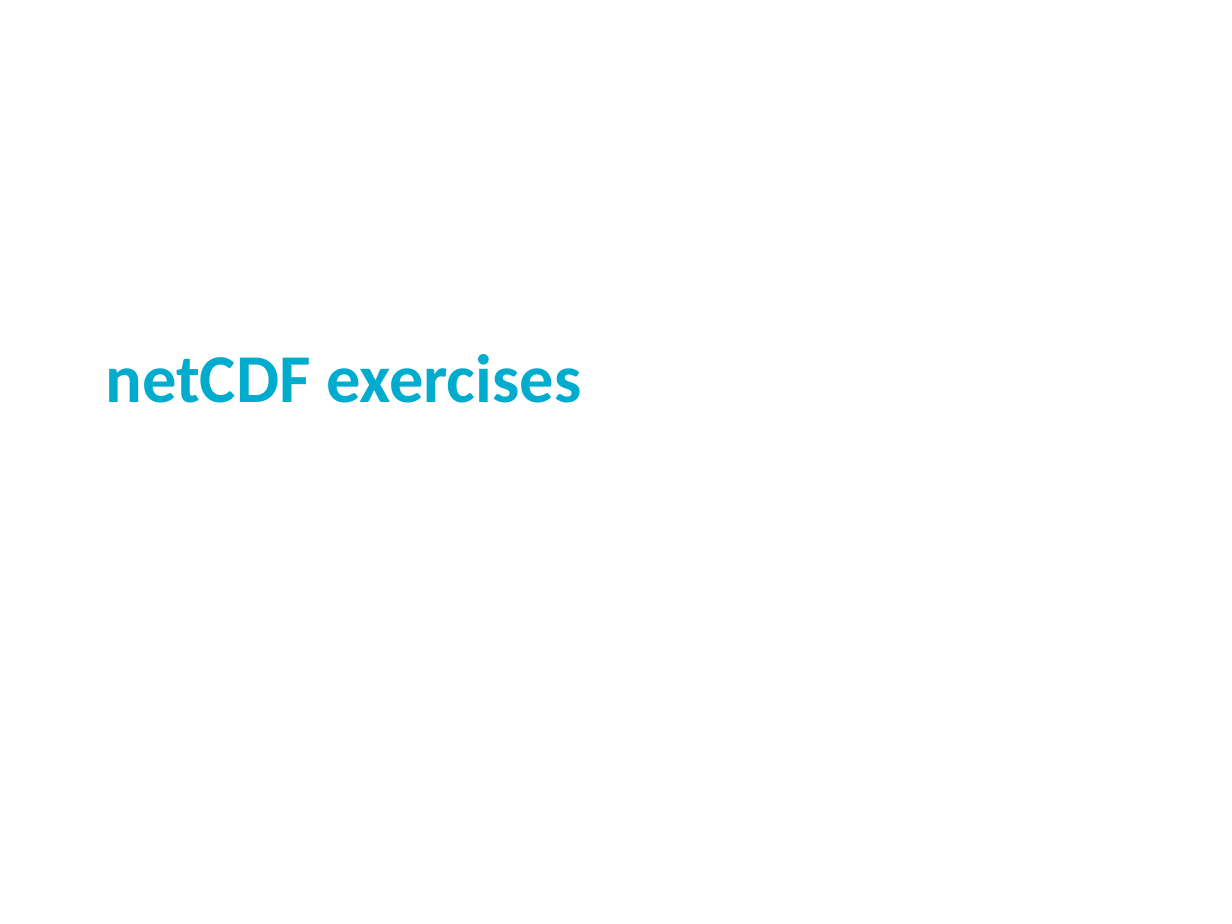
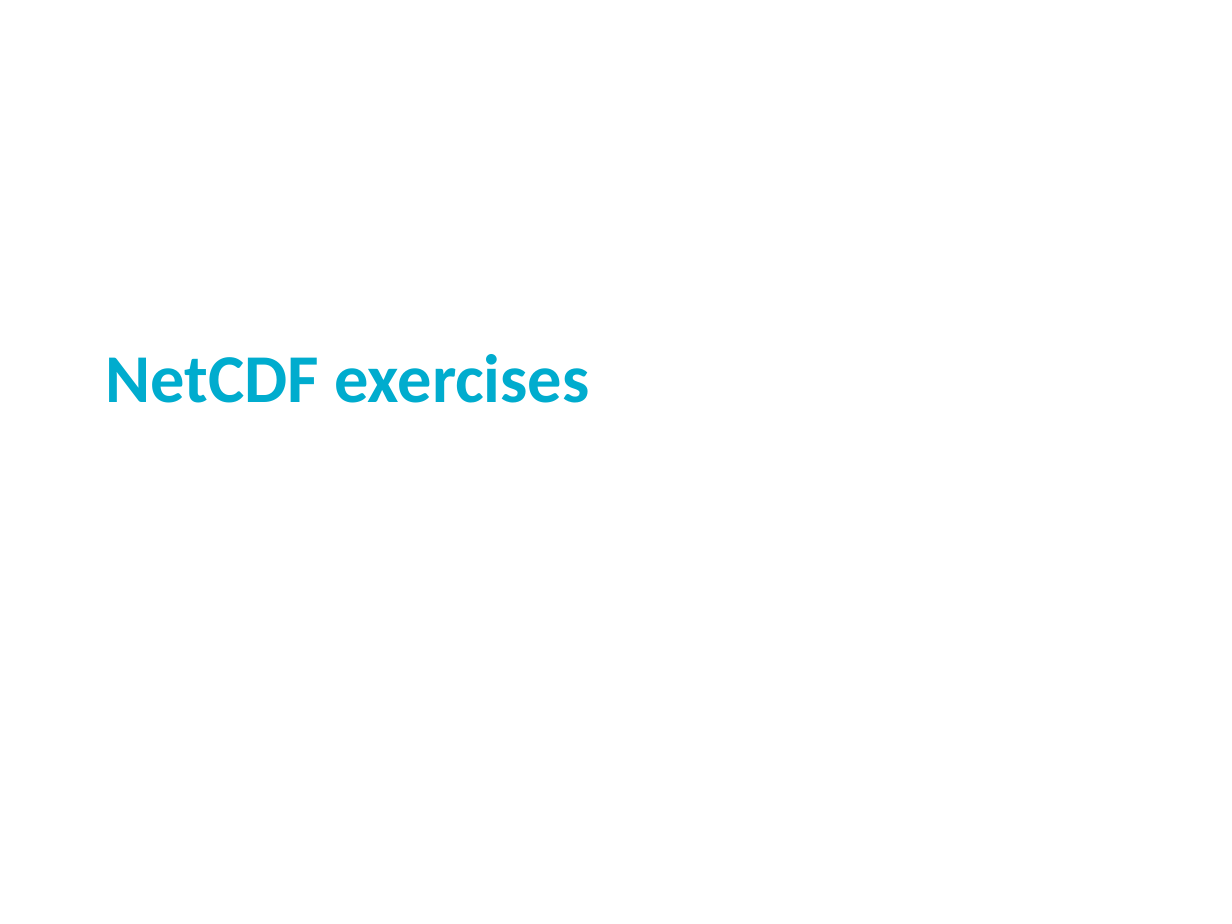
Before and after one commit to Unidata/python-workshop, a slide deck: slide 33 of presentations/netcdf-intro.pptx. Drawn at 1232x924 pixels with LibreOffice and Linux fonts; fonts in the diff are those of the drawing; background and template pictures are left out. Boxes give left, top, right and bottom in pixels: in the first picture for what was removed or moved away, otherwise in the second. Text is boxed around its words. In the diff, an @@ line names an element or a change of style, - is before the commit and + after.

```diff
--- a/presentations/netcdf-intro.pptx
+++ b/presentations/netcdf-intro.pptx
@@ title at (x1=106, y1=354, x2=589, y2=403): text changed @@
-netCDF exercises
+NetCDF exercises
```
Also in this commit, not shown: 16 other slides changed, 1 other file.
